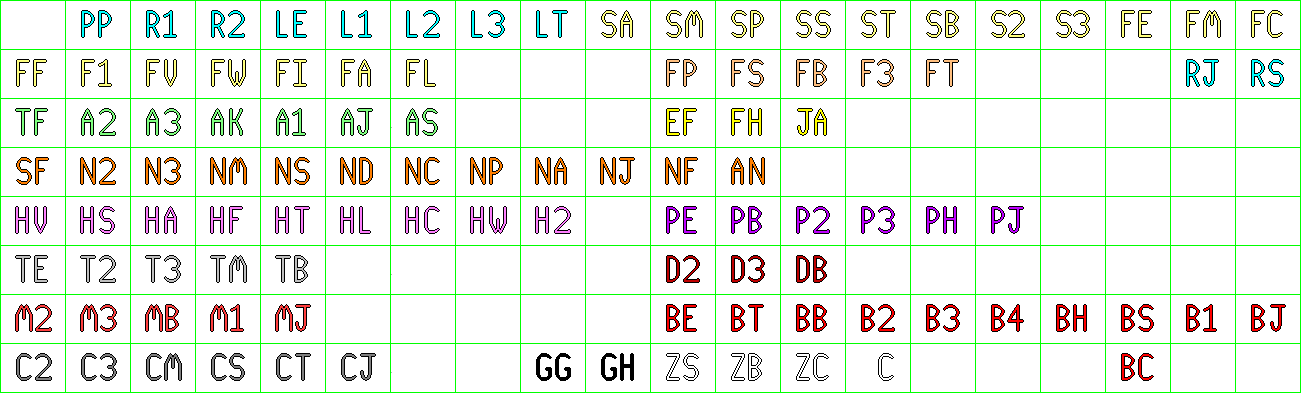
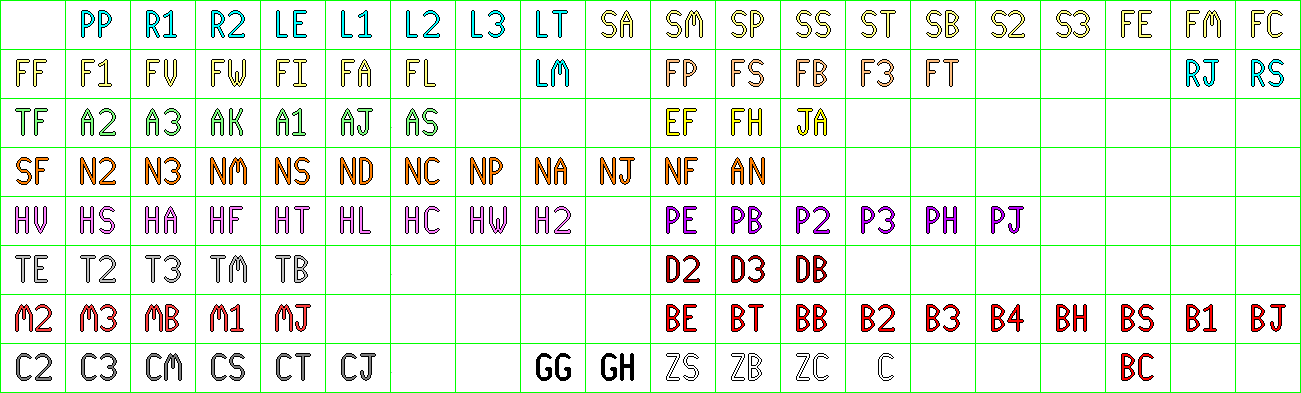
Comparing the layer stacks of the two w=1301, h=393 images. Changes:
painted on "units" over left=536, top=59, right=569, bottom=87
